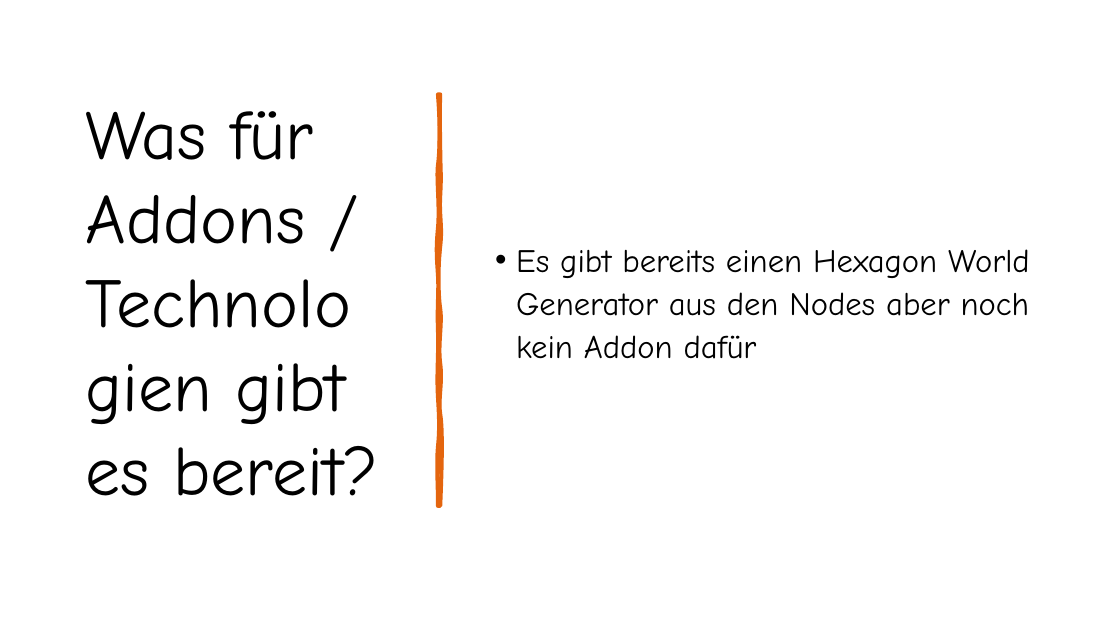
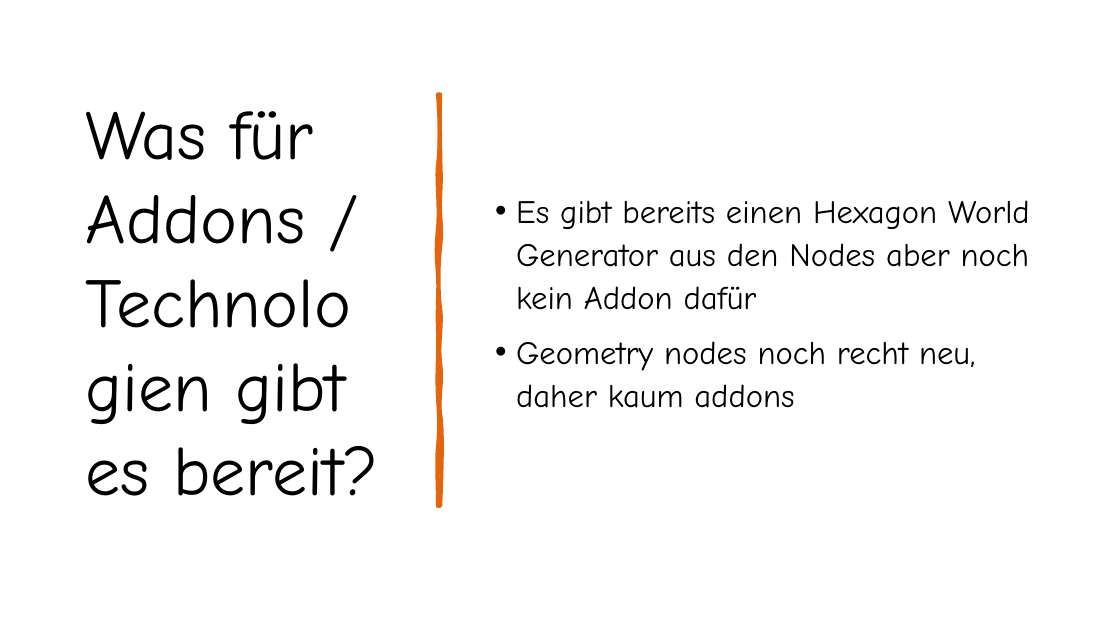
Before and after one commit to AtmoGD/BlackMagic, a slide deck: slide 5 of Zwischenpräsentation.pptx. Drawn at 1120x630 pixels with LibreOffice and Linux fonts; fonts in the diff are those of the drawing. Boxes give left, top, right and bottom in pixels: in the first picture for what was removed or moved away, otherwise in the second. Text is boxed around its words. In the diff, an @@ line names an element or a change of style, - is before the commit and + after.

```diff
--- a/Zwischenpräsentation.pptx
+++ b/Zwischenpräsentation.pptx
@@ text at box(516, 341, 975, 408): paragraph added @@
+• Geometry nodes noch recht neu, daher kaum addons
```
Also in this commit, not shown: 3 other slides changed.
